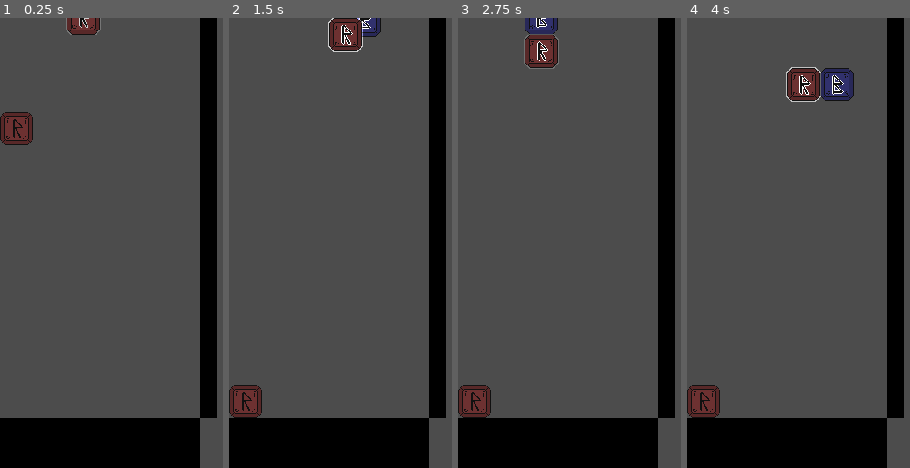
Above: before the commit, frames 1-4 (left to right).
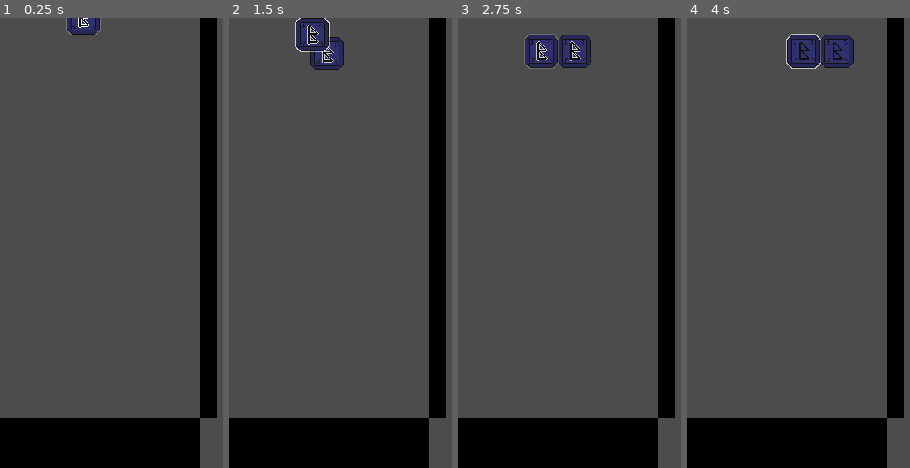
Above: after the commit, the same moments.

Repository: dreamblader/rune_ruckus
Game: Godot game, scene res://main/board.tscn
Two runs of this game, one before a commit and one after it. Both use one fixed random seed, a clock stepped at 60 frames per second and the inputs below.
Inputs:
- Up to frame 1 (0.25 s): no input
- Up to frame 2 (1.5 s): tap Enter (ui_accept) at 0.5, 0.77, 1.07, 1.25 s; hold A (rotate_l) 0.53-1.28 s; hold Right (ui_right) from 0.53 s (still down); tap D (rotate_r) at 0.8, 1.35 s
- Up to frame 3 (2.75 s): tap Enter (ui_accept) at 1.52, 1.55, 1.82 s; release Right (ui_right) at 2.03 s; hold Left (ui_left) from 2.03 s (still down); hold Enter (ui_accept) from 2.03 s (still down); tap A (rotate_l) at 2.3 s
- Up to frame 4 (4 s): release Left (ui_left) at 2.78 s; release Enter (ui_accept) at 2.78 s; hold Right (ui_right) from 2.78 s (still down); tap A (rotate_l) at 2.85 s; tap Enter (ui_accept) at 3.02, 3.32, 3.77, 3.8 s; tap D (rotate_r) at 3.05 s; hold D (rotate_r) from 3.53 s (still down)

The runs differ from the first frame. In frame 1, 1.5% of the frame differs, in the area x 0-46%, y 0-29%; in frame 2, 4.2%; in frame 3, 3.4%; in frame 4, 5.4%, in the area x 0-75%, y 3-89%.

Commit message:
player movement working
still bugin when colision rotating

Diff:
--- a/main/board.tscn
+++ b/main/board.tscn
@@ -1,8 +1,9 @@
-[gd_scene load_steps=6 format=2]
+[gd_scene load_steps=7 format=2]
 
 [ext_resource path="res://runes/red/rune_red_scene.tscn" type="PackedScene" id=1]
 [ext_resource path="res://main/board_script.gd" type="Script" id=2]
 [ext_resource path="res://main/player.tscn" type="PackedScene" id=3]
+[ext_resource path="res://runes/blue/rune_blue_scene.tscn" type="PackedScene" id=4]
 
 [sub_resource type="RectangleShape2D" id=2]
 extents = Vector2( 5, 600 )
@@ -11,7 +12,10 @@
 extents = Vector2( 967, 50 )
 
 [node name="Board" type="Node2D"]
+pause_mode = 2
 script = ExtResource( 2 )
+red_rune = ExtResource( 1 )
+blue_rune = ExtResource( 4 )
 
 [node name="TileMap" type="TileMap" parent="."]
 cell_size = Vector2( 80, 80 )
@@ -66,7 +70,8 @@
 margin_bottom = 960.0
 color = Color( 0, 0, 0, 1 )
 
-[node name="RuneRed" parent="." instance=ExtResource( 1 )]
+[node name="Player" parent="." instance=ExtResource( 3 )]
+pause_mode = 1
+position = Vector2( 160, -40 )
 
-[node name="Player" parent="." instance=ExtResource( 3 )]
-position = Vector2( 160, -40 )
+[connection signal="place_runes" from="Player" to="." method="_on_Player_place_runes"]
--- a/main/board_script.gd
+++ b/main/board_script.gd
@@ -2,21 +2,73 @@
 class_name Game
 
 #GLOBALS
-var GRAVITY:float = 15
+var GRAVITY:float = 500
 var GRID_SIZE:Vector2 = Vector2(80.0, 80.0)
 var GAME_SIZE:Vector2 = Vector2(6.0, 12.0)
 var TICK_MOVE: float = GRID_SIZE.y/2
 
+var pause: bool = false
+
+var unlocked_colors: Array = [Rune.COLOR.RED, Rune.COLOR.BLUE]
+var next_runes: Array = []
+var rng = RandomNumberGenerator.new()
+
+export (PackedScene) var red_rune
+export (PackedScene) var blue_rune
+
 onready var player = $Player
 
-# Called when the node enters the scene tree for the first time.
+
+func _input(event: InputEvent) -> void:
+	if event.is_action_pressed("ui_accept"):
+		pause = !pause
+		get_tree().paused = pause
+
+
 func _ready():
-	$RuneRed.gravity = GRAVITY
+	rng.randomize()
+	generate_runes()
 	player.tick_move = TICK_MOVE
 	player.move = GRID_SIZE.x
-	pass # Replace with function body.
+	spawn_player()
 
 
-# Called every frame. 'delta' is the elapsed time since the previous frame.
-#func _process(delta):
-#	pass
+func generate_runes() -> void:
+	while next_runes.size() < 4:
+		var random_color_index = rng.randi_range(0, unlocked_colors.size()-1)
+		next_runes.append(unlocked_colors[random_color_index])
+
+
+func spawn_player() -> void:
+	player.respawn(next_runes.pop_front(), next_runes.pop_front())
+	generate_runes()
+
+
+func solve() -> void:
+	#ENTIRE CHAIN ALGORITHM GOES HERE
+	#AFTER ALL CHAIN ANIMATIONS END CALL RESPAWN
+	spawn_player()
+
+
+func _on_Player_place_runes(insta_position, pivot_rune, side_rune) -> void:
+	var new_rune_from_pivot = get_rune_instance(pivot_rune)
+	var new_rune_from_side = get_rune_instance(side_rune)
+	new_rune_from_pivot.position = insta_position + pivot_rune.position
+	new_rune_from_side.position = insta_position + side_rune.position
+	new_rune_from_pivot.gravity = GRAVITY
+	new_rune_from_side.gravity = GRAVITY
+	add_child(new_rune_from_pivot)
+	add_child(new_rune_from_side)
+	#PIVOT sometimes is spawning off?
+	prints("pivot:", new_rune_from_pivot.position,"side:", new_rune_from_side.position, "player:", insta_position)
+	solve()
+
+
+func get_rune_instance(rune) -> Node:
+	match rune.color:
+		rune.COLOR.RED:
+			return red_rune.instance()
+		rune.COLOR.BLUE:
+			return blue_rune.instance()
+		_:
+			return red_rune.instance()
--- a/main/player.tscn
+++ b/main/player.tscn
@@ -4,7 +4,7 @@
 [ext_resource path="res://runes/player_rune.tscn" type="PackedScene" id=2]
 
 [sub_resource type="RectangleShape2D" id=1]
-extents = Vector2( 39.5, 80.5 )
+extents = Vector2( 20, 79.5 )
 
 [node name="Player" type="KinematicBody2D"]
 script = ExtResource( 1 )
@@ -12,15 +12,14 @@
 [node name="Timer" type="Timer" parent="."]
 autostart = true
 
+[node name="SideRune" parent="." instance=ExtResource( 2 )]
+position = Vector2( 0, -80 )
+
+[node name="PivotRune" parent="." instance=ExtResource( 2 )]
+pivot = true
+
 [node name="CollisionShape2D" type="CollisionShape2D" parent="."]
 position = Vector2( 40, 0 )
 shape = SubResource( 1 )
 
-[node name="SideRune" parent="." instance=ExtResource( 2 )]
-position = Vector2( 0, -80 )
-color = 2
-
-[node name="PivotRune" parent="." instance=ExtResource( 2 )]
-pivot = true
-
 [connection signal="timeout" from="Timer" to="." method="_on_Timer_timeout"]
--- a/main/player_script.gd
+++ b/main/player_script.gd
@@ -7,47 +7,48 @@
 onready var side_rune = $SideRune
 onready var pivot_rune= $PivotRune
 
+var rune_size = 80
+var tween: SceneTreeTween
 var side_position: int = SidePosition.TOP
 var tick_time: float = 1.0
 var tick_move: float
 var move: float
 
+signal place_runes(insta_position, pivot_rune, side_rune)
+
 
 func _ready() -> void:
-	#pivot_rune.active = true
-	#side_rune.active = true
-	#side_rune.toggle_border(false)
-	timer.wait_time = tick_time
+	visible = false
 
 
 func _input(event: InputEvent) -> void:
-	if event.is_action_pressed("ui_left"):
-		move_horizontal(-1)
+	if visible:
+		if event.is_action_pressed("ui_left"):
+			move_horizontal(-1)
 
-	if event.is_action_pressed("ui_right"):
-		move_horizontal(1)
+		if event.is_action_pressed("ui_right"):
+			move_horizontal(1)
 
-	if event.is_action_pressed("ui_down"):
-		move_down()
+		if event.is_action_pressed("ui_down"):
+			move_down()
 
-	if event.is_action_pressed("rotate_r"):
-		rotate_runes(1)
+		if event.is_action_pressed("rotate_r"):
+			rotate_runes(1)
 
-	if event.is_action_pressed("rotate_l"):
-		rotate_runes(-1)
-
-
-func _process(delta: float) -> void:
-	pass
-	#side_rune.position = pivot_rune.position
+		if event.is_action_pressed("rotate_l"):
+			rotate_runes(-1)
 
 
 func move_horizontal(direction:int) -> void:
-	move_and_collide(Vector2(move*direction, 0.0))
+	var snapshot_position_x = position.x
+	var collision = move_and_collide(Vector2(move*direction, 0.0))
+	if collision != null:
+		position.x = snapshot_position_x
+	snap_position()
 
 
 func rotate_runes(direction:int) -> void:
-	var tween = get_tree().create_tween()
+	tween = get_tree().create_tween()
 	var move_rune_to = Vector2()
 	var move_collision_to = Vector2()
 	var new_position = (side_position+direction)%SidePosition.size()
@@ -71,19 +72,62 @@
 	collision.position = move_collision_to
 	tween.tween_property(side_rune, "position", move_rune_to, 0.25).set_trans(Tween.TRANS_QUAD)
 	move_and_slide(Vector2())
-	print(collision.position + position)
+	if is_on_wall():
+		wall_bounce()
 	snap_position()
 
 
 func move_down() -> void:
 	var pivot_collide = move_and_collide(Vector2(0.0, tick_move))
+	if pivot_collide != null:
+		place_runes()
 	timer.wait_time = tick_time
 
 
+func wall_bounce() -> void:
+	var bounce_add = rune_size/2
+	match side_position:
+		SidePosition.RIGHT:
+			position.x -= bounce_add
+		SidePosition.BOTTOM:
+			position.y -= rune_size
+		SidePosition.LEFT:
+			position.x += bounce_add
+		SidePosition.TOP:
+			position.y += rune_size
+
+
 func snap_position() -> void:
-	position = Vector2(floor(position.x), floor(position.y))
-	#print(collision.position + position)
+	var snap_x = round(position.x/rune_size) * rune_size
+	var snap_y = round(position.y/(rune_size*0.5)) * (rune_size*0.5)
+	position = Vector2(snap_x, snap_y)
 
 
 func _on_Timer_timeout() -> void:
 	move_down()
+
+
+func place_runes() -> void:
+	if visible && (tween == null || !tween.is_running()):
+		snap_position()
+		timer.stop()
+		collision.disabled = true
+		visible = false
+		emit_signal("place_runes", position, pivot_rune, side_rune)
+
+
+func respawn(pivot_rune_color: int, side_rune_color: int) -> void:
+	visible = true
+	position = Vector2(160,-40)
+	reset_rotation()
+	pivot_rune.color = pivot_rune_color
+	side_rune.color = side_rune_color
+	collision.disabled = false
+	timer.start(tick_time)
+
+
+func reset_rotation() -> void:
+	side_position = SidePosition.TOP
+	collision.rotation = 0
+	collision.position = Vector2(40, 0)
+	side_rune.position = Vector2(0, -80)
--- a/project.godot
+++ b/project.godot
@@ -17,7 +17,7 @@
 "base": "KinematicBody2D",
 "class": "Rune",
 "language": "GDScript",
-"path": "res://runes/red/rune_script.gd"
+"path": "res://runes/rune_script.gd"
 } ]
 _global_script_class_icons={
 "Game": "",
--- /dev/null
+++ b/runes/blue/rune_blue_scene.tscn
@@ -0,0 +1,49 @@
+[gd_scene load_steps=11 format=2]
+
+[ext_resource path="res://runes/rune_script.gd" type="Script" id=1]
+[ext_resource path="res://runes/blue/rune_b_chain_sprite_sheet.png" type="Texture" id=2]
+[ext_resource path="res://runes/blue/rune_b_sprite_sheet.png" type="Texture" id=3]
+
+[sub_resource type="AtlasTexture" id=18]
+atlas = ExtResource( 3 )
+region = Rect2( 0, 0, 46, 46 )
+
+[sub_resource type="AtlasTexture" id=19]
+atlas = ExtResource( 2 )
+region = Rect2( 0, 0, 40, 40 )
+
+[sub_resource type="AtlasTexture" id=20]
+atlas = ExtResource( 2 )
+region = Rect2( 40, 0, 40, 40 )
+
+[sub_resource type="AtlasTexture" id=21]
+atlas = ExtResource( 2 )
+region = Rect2( 80, 0, 40, 40 )
+
+[sub_resource type="AtlasTexture" id=22]
+atlas = ExtResource( 2 )
+region = Rect2( 120, 0, 40, 40 )
+
+[sub_resource type="SpriteFrames" id=23]
+animations = [ {
+"frames": [ SubResource( 18 ), SubResource( 19 ), SubResource( 20 ), SubResource( 21 ), SubResource( 22 ) ],
+"loop": true,
+"name": "default",
+"speed": 5.0
+} ]
+
+[sub_resource type="RectangleShape2D" id=17]
+extents = Vector2( 20, 40 )
+
+[node name="RuneBlue" type="KinematicBody2D"]
+script = ExtResource( 1 )
+color = 2
+
+[node name="AnimatedSprite" type="AnimatedSprite" parent="."]
+position = Vector2( 40, 40 )
+scale = Vector2( 2, 2 )
+frames = SubResource( 23 )
+
+[node name="CollisionShape2D" type="CollisionShape2D" parent="."]
+position = Vector2( 40, 40 )
+shape = SubResource( 17 )
--- a/runes/player_rune.tscn
+++ b/runes/player_rune.tscn
@@ -26,5 +26,5 @@
 material = SubResource( 1 )
 position = Vector2( 20, 20 )
 frames = ExtResource( 2 )
-frame = 1
+frame = 2
 playing = true
--- a/runes/red/rune_red_scene.tscn
+++ b/runes/red/rune_red_scene.tscn
@@ -2,10 +2,7 @@
 
 [ext_resource path="res://runes/red/rune_r _chain_spritesheet.png" type="Texture" id=1]
 [ext_resource path="res://runes/red/rune_r_sprite_sheet.png" type="Texture" id=2]
-[ext_resource path="res://runes/red/rune_script.gd" type="Script" id=3]
-
-[sub_resource type="RectangleShape2D" id=9]
-extents = Vector2( 39.75, 39.75 )
+[ext_resource path="res://runes/rune_script.gd" type="Script" id=3]
 
 [sub_resource type="AtlasTexture" id=12]
 atlas = ExtResource( 2 )
@@ -35,17 +32,20 @@
 "speed": 7.0
 } ]
 
+[sub_resource type="RectangleShape2D" id=9]
+extents = Vector2( 20, 40 )
+
 [node name="RuneRed" type="KinematicBody2D"]
 script = ExtResource( 3 )
 __meta__ = {
 "_edit_group_": true
 }
 
-[node name="CollisionShape2D" type="CollisionShape2D" parent="."]
-position = Vector2( 40, 40 )
-shape = SubResource( 9 )
-
 [node name="AnimatedSprite" type="AnimatedSprite" parent="."]
 position = Vector2( 40, 40 )
 scale = Vector2( 2, 2 )
 frames = SubResource( 8 )
+
+[node name="CollisionShape2D" type="CollisionShape2D" parent="."]
+position = Vector2( 40, 40 )
+shape = SubResource( 9 )
--- a/runes/red/rune_script.gd
+++ b/runes/rune_script.gd
@@ -3,7 +3,7 @@
 
 enum COLOR { RED, YELLOW, BLUE, GREEN , PURPLE, ORANGE, NONE}
 
-export (COLOR) var color
+export (COLOR) var color = COLOR.RED
 
 var gravity: float
 
@@ -17,16 +17,20 @@
 
 func _ready() -> void:
 	sprite.frame = 0
+	move_and_slide(Vector2(), Vector2(0,-1))
+	snap_position()
 
 
 func _process(delta: float) -> void:
-		var collide: KinematicCollision2D = move_and_collide(Vector2(0, gravity))
-		if collide != null:
-			check_collision(collide)
+	if visible && !is_on_floor():
+		move_and_slide(Vector2(0, gravity), Vector2(0,-1)) #slide is creating weird bugs
+		snap_position()
 
 
-func check_collision(collide: KinematicCollision2D) -> void:
-	var collide_class: String = collide.get_class()
+func snap_position() -> void:
+	var snap_size: float = 80.0
+	var snap_x = round(position.x/snap_size) * snap_size
+	position = Vector2(snap_x, position.y)
 
 
 func get_power() -> float:
